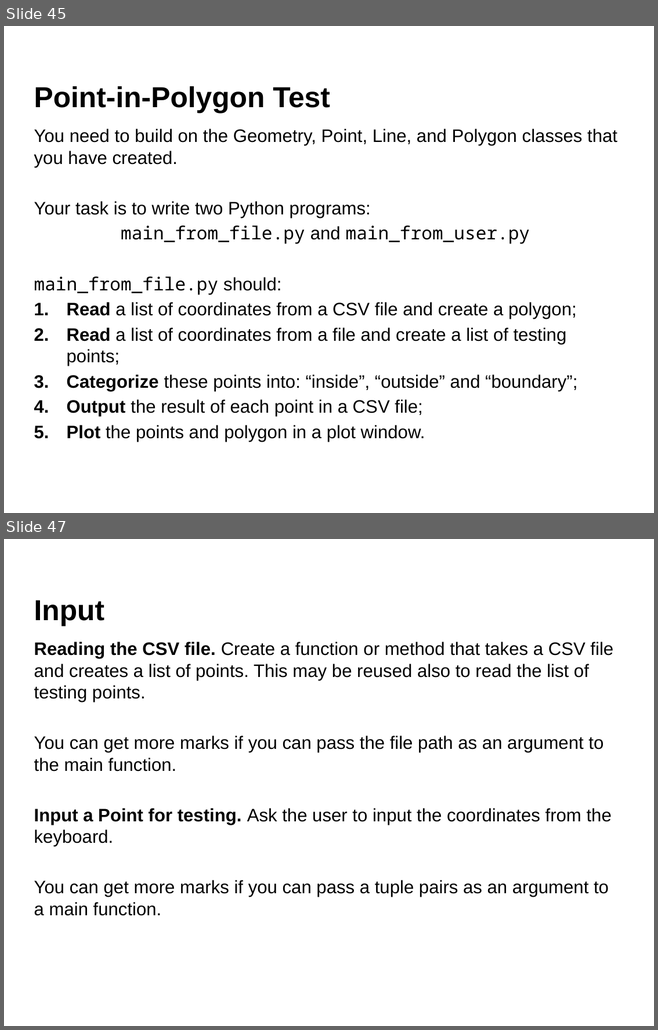
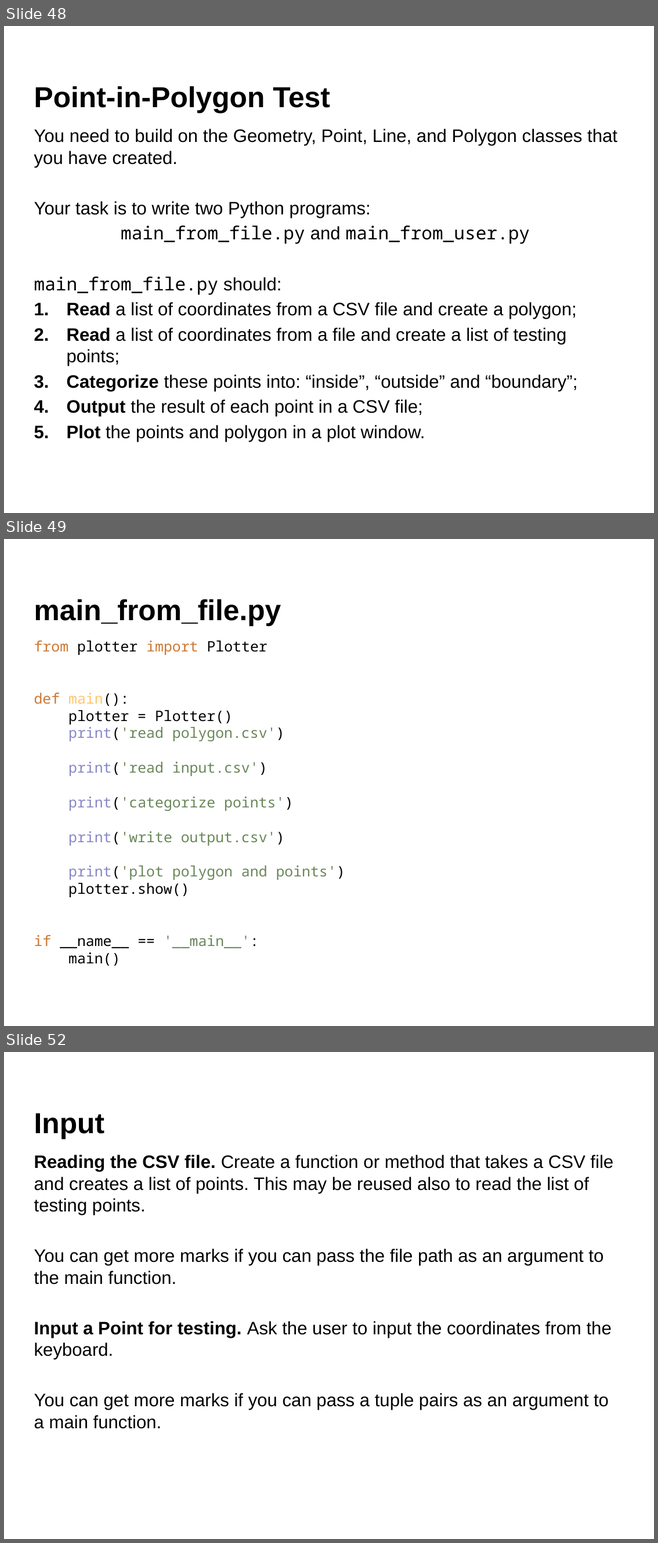
Before and after one commit to aldolipani/CEGE0096, a slide deck: 05 - Week/5 - Geometry with Python.pptx. Shown one above the other, each under a label of ours: slides 45 and 47 before the commit, slides 48, 49 and 52 after it; the slides between them are not shown. The pictures are 658x1030 and 658x1543 pixels, drawn with LibreOffice and Linux fonts; fonts in the diff are those of the drawing; background and template pictures are left out. Boxes give left, top, right and bottom in pixels: in the first picture for what was removed or moved away, otherwise in the second. Text is boxed around its words. In the diff, an @@ line names an element or a change of style, - is before the commit and + after.

```diff
--- a/05 - Week/5 - Geometry with Python.pptx
+++ b/05 - Week/5 - Geometry with Python.pptx
@@ slide 49 added at (4, 539, 654, 1026), background #FFFFFF @@
@@ title added at (34, 599, 281, 626), 32 pt, text #000000, bold @@
+main_from_file.py
@@ text added at (34, 641, 345, 966), 16 pt, text #6A8759 @@
+from plotter import Plotter
+def main():
+plotter = Plotter()
+print('read polygon.csv')
+print('read input.csv')
+print('categorize points')
+print('write output.csv')
+print('plot polygon and points')
+plotter.show()
+if __name__ == '__main__':
+main()
@@ what was slide 45 is now slide 48 @@
@@ what was slide 47 is now slide 52 @@
```
Also in this commit, not shown: 14 slides changed, 5 other slides added.
